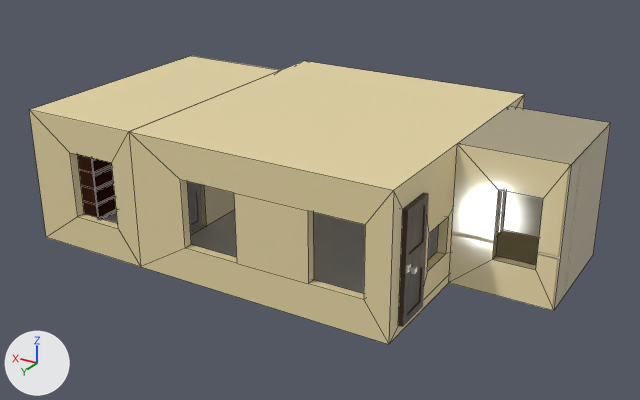
The Blender file VRRage-VR/assets/models/pub/Bar.blend, before and after one commit.
Both versions are drawn from a camera (50 mm lens) standing at (-13.97, 22.58, 13.01) and looking at (0.15, -0.96, 1.23). The lights are fixed; the arrows at lower left show +X, +Y and +Z. Mesh edges are drawn as thin lines on the coarser meshes.

Before the edit, the objects in view are built like this:
```python
ob_fenster_1_col = bpy.data.objects.new('Fenster 1-col', me_cube_008)
ob_fenster_1_col.location = (1.25, 3.5, 2.0)
ob_fenster_2_col = bpy.data.objects.new('Fenster 2-col', me_cube_009)
ob_fenster_2_col.location = (-3.12, 3.5, 2.0)
ob_fenster_3_col = bpy.data.objects.new('Fenster 3-col', me_cube_010)
ob_fenster_3_col.location = (-4.67, 0.57, 2.0)
ob_fenster_ak_col = bpy.data.objects.new('Fenster AK-col', me_cube_004)
ob_fenster_ak_col.location = (5.87, 3.5, 2.0)
ob_fenster_klo_col = bpy.data.objects.new('Fenster Klo-col', me_cube_005)
ob_fenster_klo_col.location = (-6.83, -0.62, 2.0)
ob_raum_1_col = bpy.data.objects.new('Raum 1-col', me_cube)
ob_raum_1_col.location = (-1.7, 0.23, 1.69)
ob_raum_1_col.scale = (1.0, 1.0, 2.0)
ob_regal_ak_2_col = bpy.data.objects.new('Regal AK 2-col', me_cube_021)
ob_regal_ak_2_col.location = (8.03, -1.04, -0.84)
ob_regal_ak_2_col.rotation_euler = (0.0, 0.0, 1.571)  # degrees (0, 0, 90)
ob_regal_ak_2_col.scale = (0.651, 1.0, 1.0)
# me_cube
# before: 15 (-2.82, 1.0, 0.21), 18 (-2.82, -0.33, 0.21), 51 (-3.12, 1.0, 0.21) at pixel (429, 233), 54 (-3.12, -0.33, 0.21) at pixel (448, 216)
# me_cube_010
# before: 1 (-0.1, -0.665, 0.1) at pixel (446, 216), 3 (-0.1, 0.665, 0.1), 5 (0.1, -0.665, 0.1), 7 (0.1, 0.665, 0.1)
# also in view: 'Tür 1-rigid' at (-4.82, 2.42, 1.78); 'Raum 3-col' at (-6.49, -2.6, 2.0); 'Raum 2-col' at (6.28, -0.54, 2.0); 'Tür 2-rigid' at (4.13, 1.25, 1.78)
```
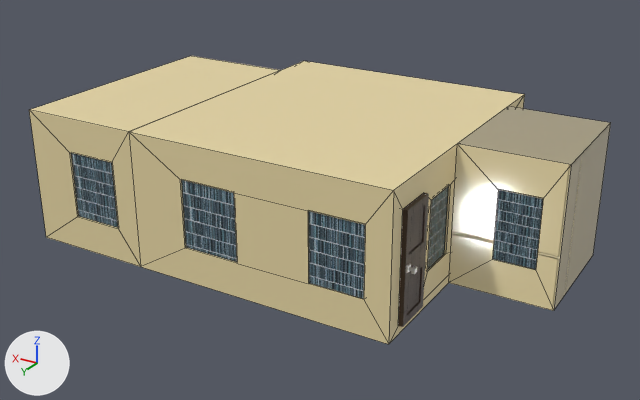
Edits to the scene script, one JSON object a line:
```json
{"block": "me_cube", "where": "me_cube.from_pydata(...)  # 72 vertices, 70 faces; spans x -3.12..5.83, y -6.6..3.43, z -0.99..1.31"}
{"block": "me_cube", "where": "# used by ob_raum_1_col; location = (-1.7, 0.23, 1.69); scale = (1.0, 1.0, 2.0)"}
{"block": "me_cube", "change": "me_cube part 1"}
{"op": "add", "block": "me_cube", "code": "for i in [15, 18, 51, 54]: me_cube.vertices[i].co += Vector((0.0, 0.0, 0.52))"}
{"block": "me_cube_008", "where": "me_cube_008.from_pydata(...)  # 8 vertices, 6 faces; spans x -0.98..0.98, y -0.1..0.1, z -1.14..1.14"}
{"block": "me_cube_008", "where": "# used by ob_fenster_1_col; location = (1.25, 3.5, 2.0)"}
{"block": "me_cube_008", "change": "me_cube_008 part 2: texture (UV) coordinates of 6 of 6 faces, centred in x -0.98..0.98, y -0.1..0.1, z -1.14..1.14, changed; they spanned u 0.12..0.88, v 0.0..1.0 and now span u 0.0..1.0, v 0.0..0.98"}
{"block": "me_cube_009", "where": "me_cube_009.from_pydata(...)  # 8 vertices, 6 faces; spans x -0.89..0.89, y -0.1..0.1, z -1.14..1.14"}
{"block": "me_cube_009", "where": "# used by ob_fenster_2_col; location = (-3.12, 3.5, 2.0)"}
{"block": "me_cube_009", "change": "me_cube_009 part 3: texture (UV) coordinates of 6 of 6 faces, centred in x -0.89..0.89, y -0.1..0.1, z -1.14..1.14, changed; they spanned u 0.12..0.88, v 0.0..1.0 and now span u 0.0..0.98, v 0.0..1.0"}
{"block": "me_cube_010", "where": "me_cube_010.from_pydata(...)  # 8 vertices, 6 faces; spans x -0.1..0.1, y -0.665..0.665, z -1.135..0.1"}
{"block": "me_cube_010", "where": "# used by ob_fenster_3_col; location = (-4.67, 0.57, 2.0)"}
{"block": "me_cube_010", "change": "me_cube_010 part 4"}
{"op": "add", "block": "me_cube_010", "code": "for i in [1, 3, 5, 7]: me_cube_010.vertices[i].co += Vector((0.0, 0.0, 1.035))"}
{"block": "me_cube_004", "where": "me_cube_004.from_pydata(...)  # 8 vertices, 6 faces; spans x -0.9..0.9, y -0.1..0.1, z -1.14..1.14"}
{"block": "me_cube_004", "where": "# used by ob_fenster_ak_col; location = (5.87, 3.5, 2.0)"}
{"block": "me_cube_004", "change": "me_cube_004 part 5: texture (UV) coordinates of 6 of 6 faces, centred in x -0.9..0.9, y -0.1..0.1, z -1.14..1.14, changed; they spanned u 0.12..0.88, v 0.0..1.0 and now span u 0.0..0.98, v 0.0..1.0"}
{"block": "me_cube_005", "where": "me_cube_005.from_pydata(...)  # 8 vertices, 6 faces; spans x -0.67..0.67, y -0.1..0.1, z -1.14..1.14"}
{"block": "me_cube_005", "where": "# used by ob_fenster_klo_col; location = (-6.83, -0.62, 2.0)"}
{"block": "me_cube_005", "change": "me_cube_005 part 6: texture (UV) coordinates of 6 of 6 faces, centred in x -0.67..0.67, y -0.1..0.1, z -1.14..1.14, changed; they spanned u 0.12..0.88, v 0.0..1.0 and now span u 0.0..1.0, v 0.0..0.82"}
{"op": "remove", "block": "ob_fenster_1_col", "code": "ob_fenster_1_col.hide_set(True)  # its collection is switched off"}
{"op": "remove", "block": "ob_fenster_2_col", "code": "ob_fenster_2_col.hide_set(True)  # its collection is switched off"}
{"op": "remove", "block": "ob_fenster_3_col", "code": "ob_fenster_3_col.hide_set(True)  # its collection is switched off"}
{"op": "remove", "block": "ob_fenster_ak_col", "code": "ob_fenster_ak_col.hide_set(True)"}
{"op": "remove", "block": "ob_fenster_klo_col", "code": "ob_fenster_klo_col.hide_set(True)"}
```

Where the change shows, as pixel boxes (x1, y1, x2, y2) in the pictures (640 x 400 px; the box of a moved part takes in the faces that stretch with it):
```json
{"object": "Fenster 2-col", "change": "shown", "after": [309, 211, 365, 299]}
{"object": "Fenster 1-col", "change": "shown", "after": [182, 180, 237, 262]}
{"object": "Fenster Klo-col", "change": "shown", "after": [493, 190, 543, 269]}
{"object": "Fenster AK-col", "change": "shown", "after": [71, 153, 118, 228]}
{"object": "Fenster 3-col", "change": "shown", "after": [428, 187, 448, 269]}
{"part": 1, "of": "me_cube", "change": "moved or reshaped", "before": [394, 95, 524, 282], "after": [394, 95, 524, 282]}
{"object": "Regal AK 2-col", "change": "unchanged, covered by the edit", "before": [77, 154, 117, 219]}
```
